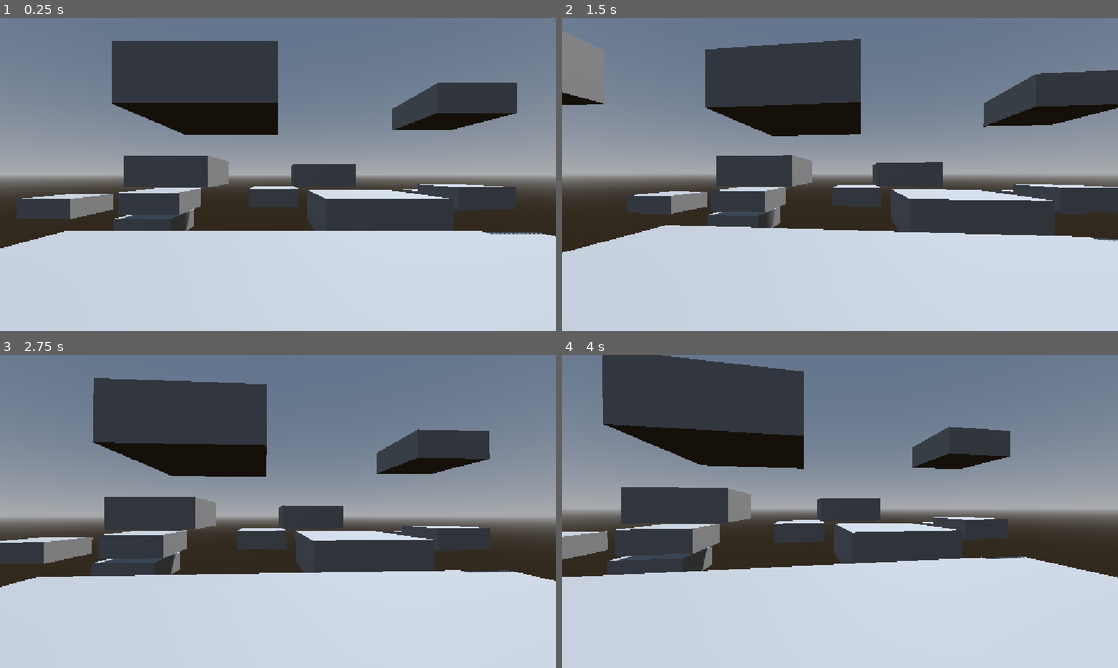
Above: before the commit, frames 1-4 (two rows, left to right).
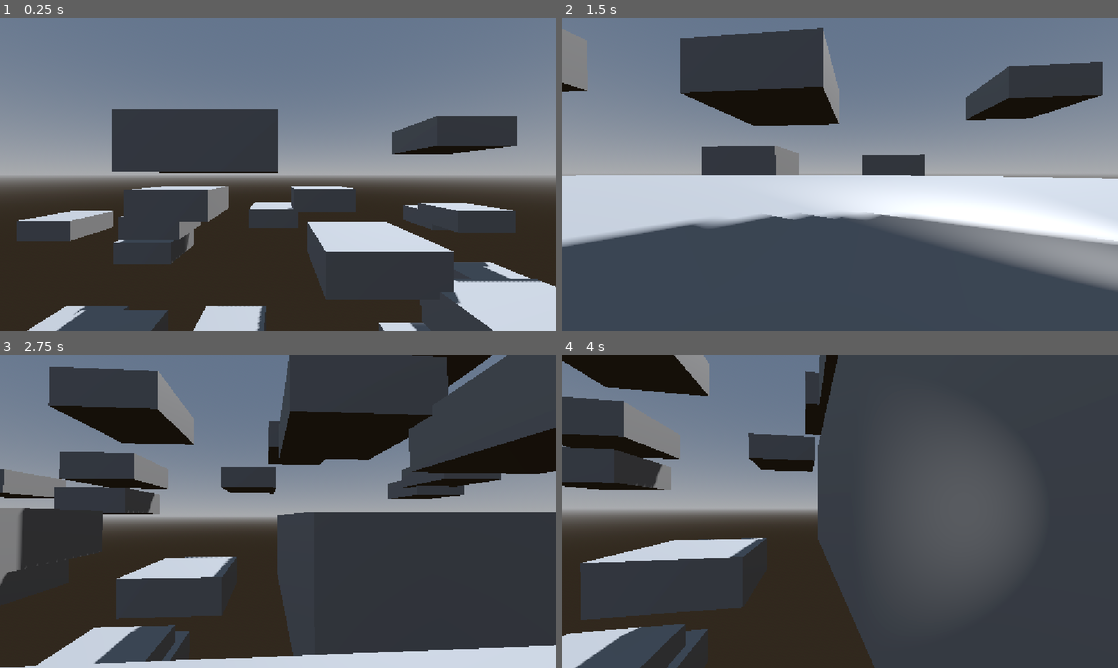
Above: after the commit, the same moments.

Repository: MarioSuper999/Godot_Dih_Mah_Tih
Game: Godot game, scene res://scenes/game.tscn
The game is run twice, just before and just after one commit, with the same random seed, the same clock (stepped at 60 frames per second) and the same inputs.
Inputs (mouse positions are in pixels of both pictures, inside the frame that each line leads up to):
- Up to frame 1 (0.25 s): no input
- Up to frame 2 (1.5 s): tap Enter (ui_accept) at 0.5 s; move the mouse to (962, 158) at 0.52 s; hold D (input_right) 0.53-1.28 s; tap Shift (input_sprint) at 0.6 s; click (962, 158) at 0.67 s; tap Space (input_jump) at 0.77, 0.8, 1.07, 1.35 s; move the mouse to (812, 174) at 1.27 s; hold W (input_forward) from 1.28 s (still down); click (812, 174) at 1.42 s
- Up to frame 3 (2.75 s): keep holding W (input_forward); tap Space (input_jump) at 1.52, 1.82, 2.3 s; tap Shift (input_sprint) at 1.55, 2.1 s; move the mouse to (289, 505) at 2.02 s; click (289, 505) at 2.17 s
- Up to frame 4 (4 s): keep holding W (input_forward); move the mouse to (834, 517) at 2.77 s; tap Shift (input_sprint) at 2.85 s; click (834, 517) at 2.92 s; tap Space (input_jump) at 3.02, 3.32, 3.6, 3.77 s; move the mouse to (878, 514) at 3.52 s; click (878, 514) at 3.67 s

The runs differ from the first frame. In frame 1, 52% of the frame differs, in the area x 0-100%, y 7-100%; in frame 2, 58%; in frame 3, 68%; in frame 4, 85%, in the area x 0-100%, y 0-100%.

Commit message:
FERTIG (mit camera)

Diff:
--- a/scenes/Player-Character.tscn
+++ b/scenes/Player-Character.tscn
@@ -1,13 +1,13 @@
 [gd_scene format=3 uid="uid://cau53ipnrku4w"]
 
-[ext_resource type="Script" uid="uid://cy2kj28k4vi8f" path="res://scripts/Camera.gd" id="1_5sgbv"]
+[ext_resource type="Script" uid="uid://dl2e54uksit5x" path="res://scripts/Player-Scripts.gd" id="1_gngvk"]
 
 [sub_resource type="CapsuleMesh" id="CapsuleMesh_44hwa"]
 
 [sub_resource type="BoxShape3D" id="BoxShape3D_hijj4"]
 
 [node name="Node3D" type="CharacterBody3D" unique_id=1196026899]
-script = ExtResource("1_5sgbv")
+script = ExtResource("1_gngvk")
 
 [node name="MeshInstance3D" type="MeshInstance3D" parent="." unique_id=1131074661]
 transform = Transform3D(1, 0, 0, 0, 1, 0, 0, 0, 1, 0, 1, 0)
@@ -22,3 +22,7 @@
 
 [node name="Camera3D" type="Camera3D" parent="Head" unique_id=359767302]
 current = true
+
+[node name="SpotLight3D" type="SpotLight3D" parent="Head" unique_id=415801178]
+transform = Transform3D(1, 0, 0, 0, 1, 0, 0, 0, 1, 0.3, -0.00041604042, 0)
+spot_angle = 35.235386
--- a/scenes/game.tscn
+++ b/scenes/game.tscn
@@ -50,7 +50,7 @@
 script = SubResource("GDScript_lbhrr")
 
 [node name="Node3D" parent="." unique_id=1196026899 instance=ExtResource("2_yqjtg")]
-transform = Transform3D(1, 0, 0, 0, 1, 0, 0, 0, 1, 0.23332262, 1.9766798, -0.18941355)
+transform = Transform3D(1, 0, 0, 0, 1, 0, 0, 0, 1, 0.23332262, 10.49604, -0.18941355)
 
 [node name="StaticBody3D" parent="." unique_id=603713482 instance=ExtResource("2_lnu2h")]
 transform = Transform3D(1, 0, 0, 0, 1, 0, 0, 0, 1, 0, -3, 0)
--- a/scripts/Camera.gd
+++ b/scripts/Camera.gd
@@ -1,22 +1,10 @@
 extends CharacterBody3D
+class_name CameraClass
 
-@export var can_move : bool = true
-@export var can_jump : bool = true
 @export var flashlight_on : bool = true
 @export var can_lerp : bool = true
-@export_group("Speeds")
 @export var mouse_sensitivity := 0.002
 @export var smooth_speed := 17.5
-@export var base_speed : float = 7.0
-@export var jump_velocity : float = 4.5
-@export var sprint_speed : float = 10.0
-@export_group("Input Actions")
-@export var input_left : String = "input_left"
-@export var input_right : String = "input_right"
-@export var input_forward : String = "input_forward"
-@export var input_back : String = "input_backward"
-@export var input_jump : String = "input_jump"
-@export var input_sprint : String = "input_sprint"
 
 var mouse_captured : bool = true
 var look_rotation : Vector2
@@ -26,7 +14,6 @@
 
 @onready var head: Node3D = $Head
 @onready var collider: CollisionShape3D = $Collider
-
 
 func _ready() -> void:
 	look_rotation.y = rotation.y
--- a/scripts/Movement.gd
+++ b/scripts/Movement.gd
@@ -19,7 +19,7 @@
 @export var input_sprint : String = "input_sprint"
 
 var move_speed : float = 0.0
-var weight : float = 0.0
+var weight_velocity : float = 0.0
 var target_velocity : Vector3
 var smooth_velocity : Vector3
 
@@ -39,11 +39,11 @@
 		move_speed = base_speed
 	if can_move:
 		if can_lerp:
-			weight = 1 - exp(-smooth_speed * delta)
+			weight_velocity = 1 - exp(-smooth_speed * delta)
 		var input_dir := Input.get_vector(input_left, input_right, input_forward, input_back)
 		var move_dir := (transform.basis * Vector3(input_dir.x, 0, input_dir.y)).normalized()
-		smooth_velocity.x = lerp(smooth_velocity,move_dir,weight)
-		smooth_velocity.z = lerp(smooth_velocity,move_dir,weight)
+		smooth_velocity.x = lerp(smooth_velocity.x,move_dir.x,weight_velocity)
+		smooth_velocity.z = lerp(smooth_velocity.z,move_dir.z,weight_velocity)
 		velocity.x = move_dir.x * move_speed
 		velocity.z = move_dir.z * move_speed
 	else:
--- a/scripts/Player-Scripts.gd
+++ b/scripts/Player-Scripts.gd
@@ -1,13 +1,90 @@
-extends Resource
+extends CharacterBody3D
 
+@export var can_move : bool = true
+@export var can_jump : bool = true
+@export var can_sprint : bool = true
+@export var can_lerp : bool = true
+@export var flashlight_on : bool = true
+@export var mouse_sensitivity := 0.002
+@export_group("Speeds")
+@export var base_speed : float = 7.0
+@export var smooth_speed := 17.5
+@export var smooth_speed_velocity := 17.5
+@export var jump_velocity : float = 4.5
+@export var sprint_speed : float = 10.0
+@export_group("Input Actions")
+@export var input_left : String = "input_left"
+@export var input_right : String = "input_right"
+@export var input_forward : String = "input_forward"
+@export var input_back : String = "input_backward"
+@export var input_jump : String = "input_jump"
+@export var input_sprint : String = "input_sprint"
+
+var mouse_captured : bool = true
+var look_rotation : Vector2
+var move_speed : float = 0.0
+var target_rotation := Vector2.ZERO
+var smooth_rotation := Vector2.ZERO
+var target_velocity : Vector3
+var smooth_velocity : Vector3
+var weight : float = 1.0
+var weight_velocity : float = 1.0
+
+@onready var head: Node3D = $Head
+@onready var collider: CollisionShape3D = $Collider
 
 func _ready() -> void:
-	pass
+	look_rotation.y = rotation.y
+	look_rotation.x = head.rotation.x
 
+func _unhandled_input(event: InputEvent) -> void:
+	if Input.is_mouse_button_pressed(MOUSE_BUTTON_LEFT):
+		capture_mouse()
+	if Input.is_key_pressed(KEY_ESCAPE):
+		release_mouse()
+	if event is InputEventMouseMotion and mouse_captured:
+		target_rotation.y -= event.relative.x * mouse_sensitivity
+		target_rotation.x -= event.relative.y * mouse_sensitivity
+		target_rotation.x = clamp(target_rotation.x,deg_to_rad(-85),deg_to_rad(85))
+
+func _physics_process(delta: float) -> void:
+	if not is_on_floor():
+		velocity += get_gravity() * delta
+	if can_jump:
+		if Input.is_action_just_pressed(input_jump) and is_on_floor():
+			velocity.y = jump_velocity
+	if can_sprint and Input.is_action_pressed(input_sprint):
+			move_speed = sprint_speed
+			flashlight_on = false
+	else:
+		move_speed = base_speed
+	if can_move:
+		if can_lerp:
+			weight_velocity = 1 - exp(-smooth_speed_velocity * delta)
+		var input_dir := Input.get_vector(input_left, input_right, input_forward, input_back)
+		var move_dir := (transform.basis * Vector3(input_dir.x, 0, input_dir.y)).normalized()
+		smooth_velocity.x = lerp(smooth_velocity.x,move_dir.x,weight_velocity)
+		smooth_velocity.z = lerp(smooth_velocity.z,move_dir.z,weight_velocity)
+		velocity.x = smooth_velocity.x * move_speed
+		velocity.z = smooth_velocity.z * move_speed
+	else:
+		velocity.x = 0
+		velocity.y = 0
+	move_and_slide()
 
 func _process(delta: float) -> void:
-	pass
+	if can_lerp:
+		weight = 1 - exp(-smooth_speed * delta)
+	smooth_rotation.x = lerp_angle(smooth_rotation.x,target_rotation.x,weight)
+	smooth_rotation.y = lerp_angle(smooth_rotation.y,target_rotation.y,weight)
+	transform.basis = Basis()
+	rotate_y(smooth_rotation.y)
+	head.transform.basis = Basis()
+	head.rotate_x(smooth_rotation.x)
 
-
-func _physics_process(delta: float) -> void:
-	pass
+func capture_mouse():
+	Input.set_mouse_mode(Input.MOUSE_MODE_CAPTURED)
+	mouse_captured = true
+func release_mouse():
+	Input.set_mouse_mode(Input.MOUSE_MODE_VISIBLE)
+	mouse_captured = false
